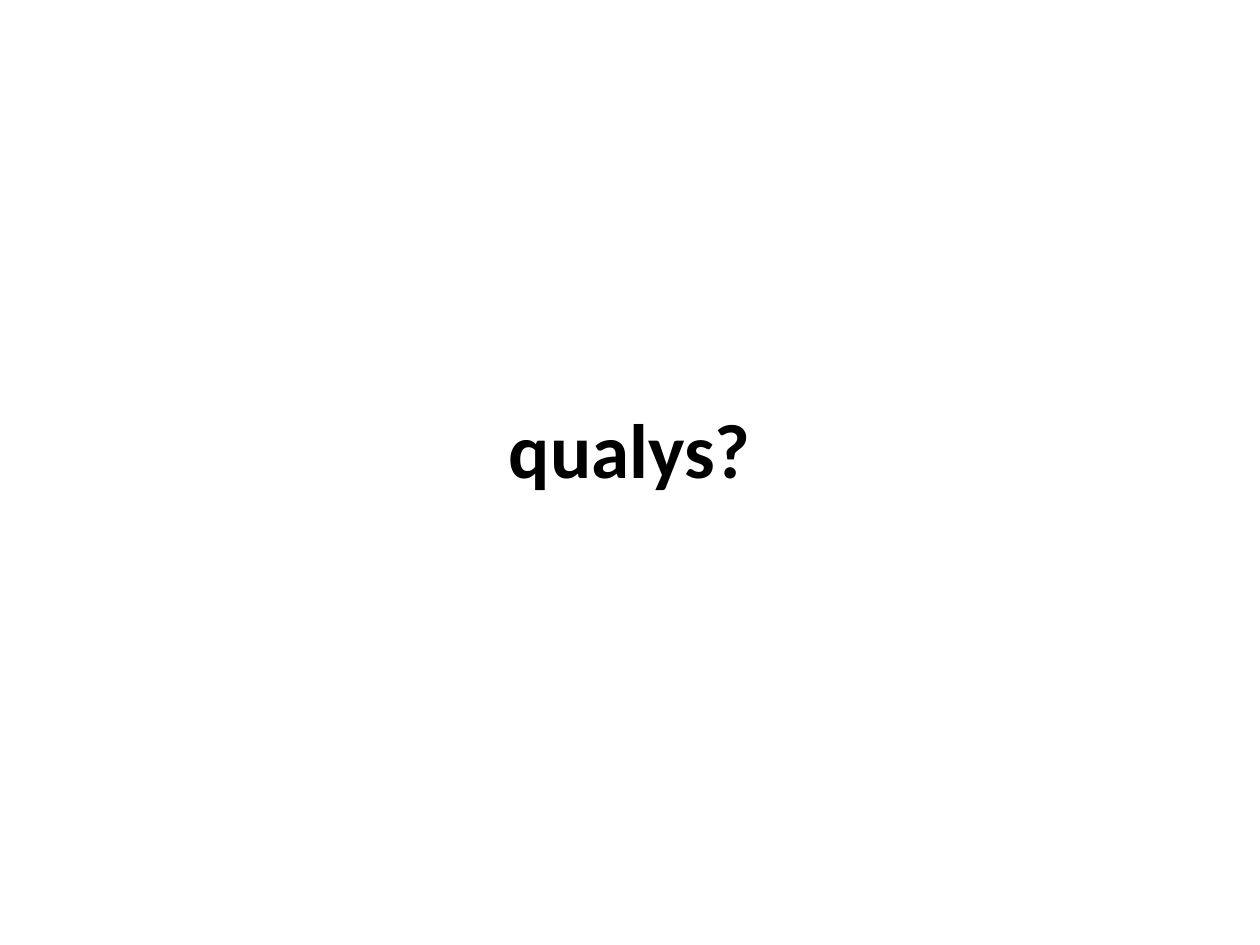
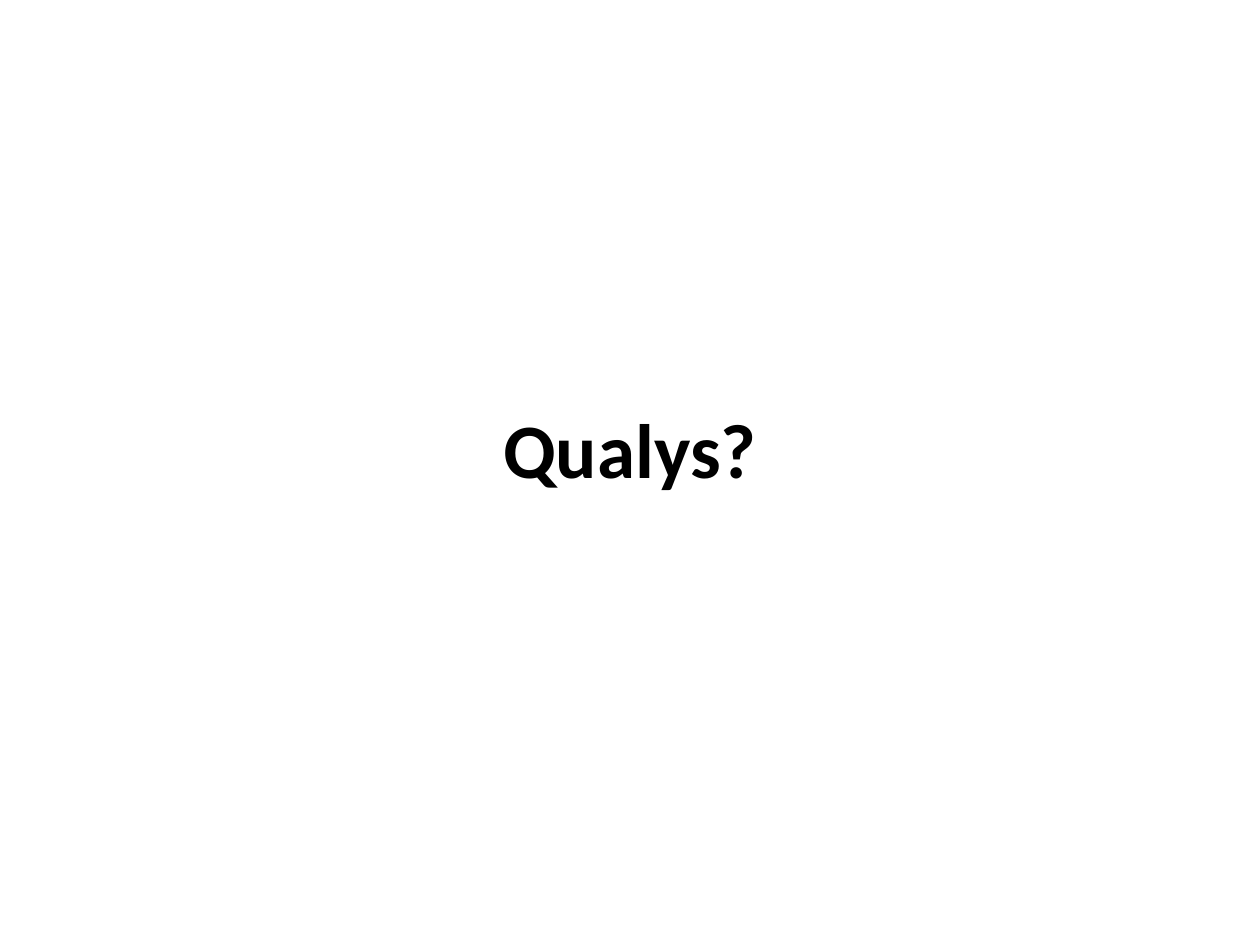
Before and after one commit to opexxx/tuna, a slide deck: slide 8 of docs/OperationTuna.ppt. Drawn at 1260x945 pixels with LibreOffice and Linux fonts; fonts in the diff are those of the drawing. Boxes give left, top, right and bottom in pixels: in the first picture for what was removed or moved away, otherwise in the second. Text is boxed around its words. In the diff, an @@ line names an element or a change of style, - is before the commit and + after.

```diff
--- a/docs/OperationTuna.ppt
+++ b/docs/OperationTuna.ppt
@@ title at (503,424,756,490): text changed @@
-qualys?
+Qualys?
```
Also in this commit, not shown: 2 other slides changed, 3 slides removed, 1 other file.
